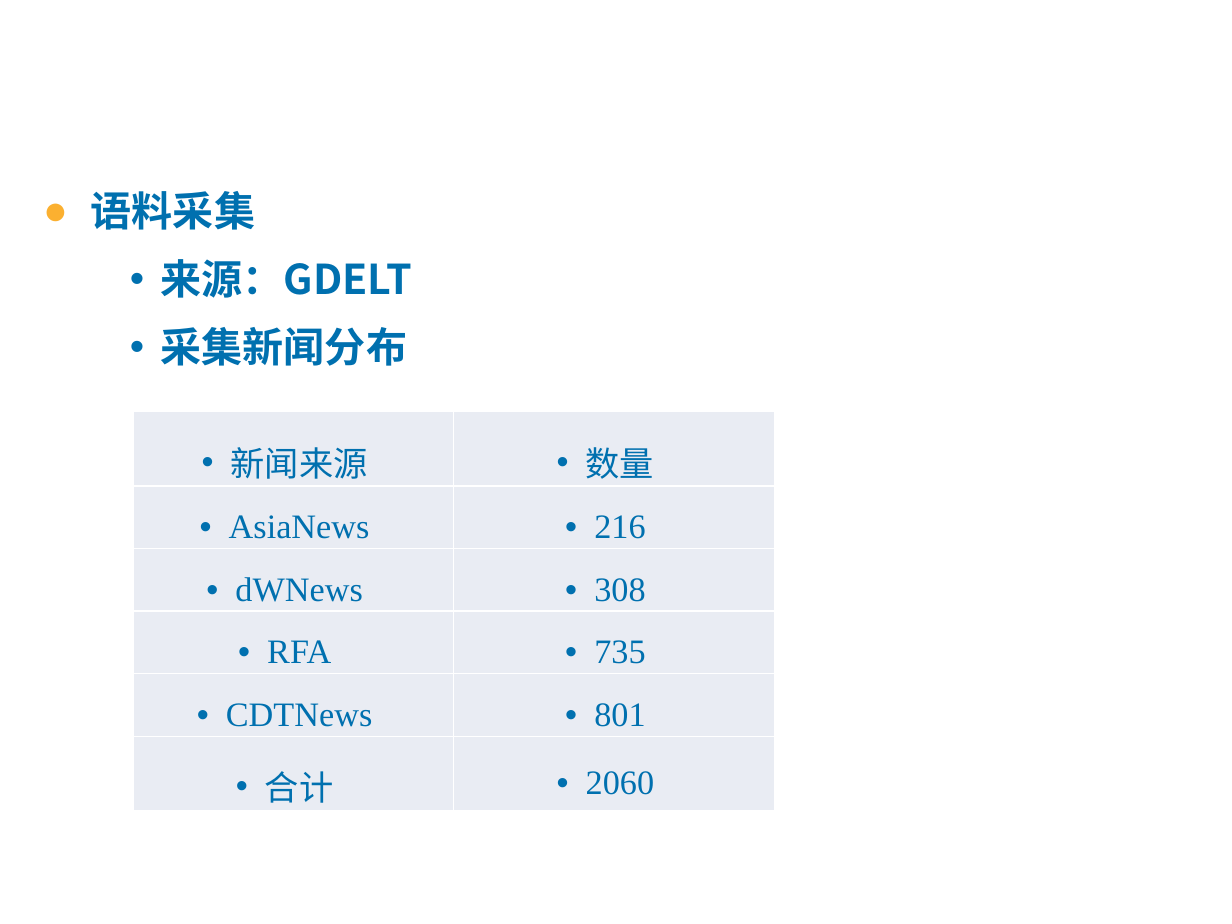
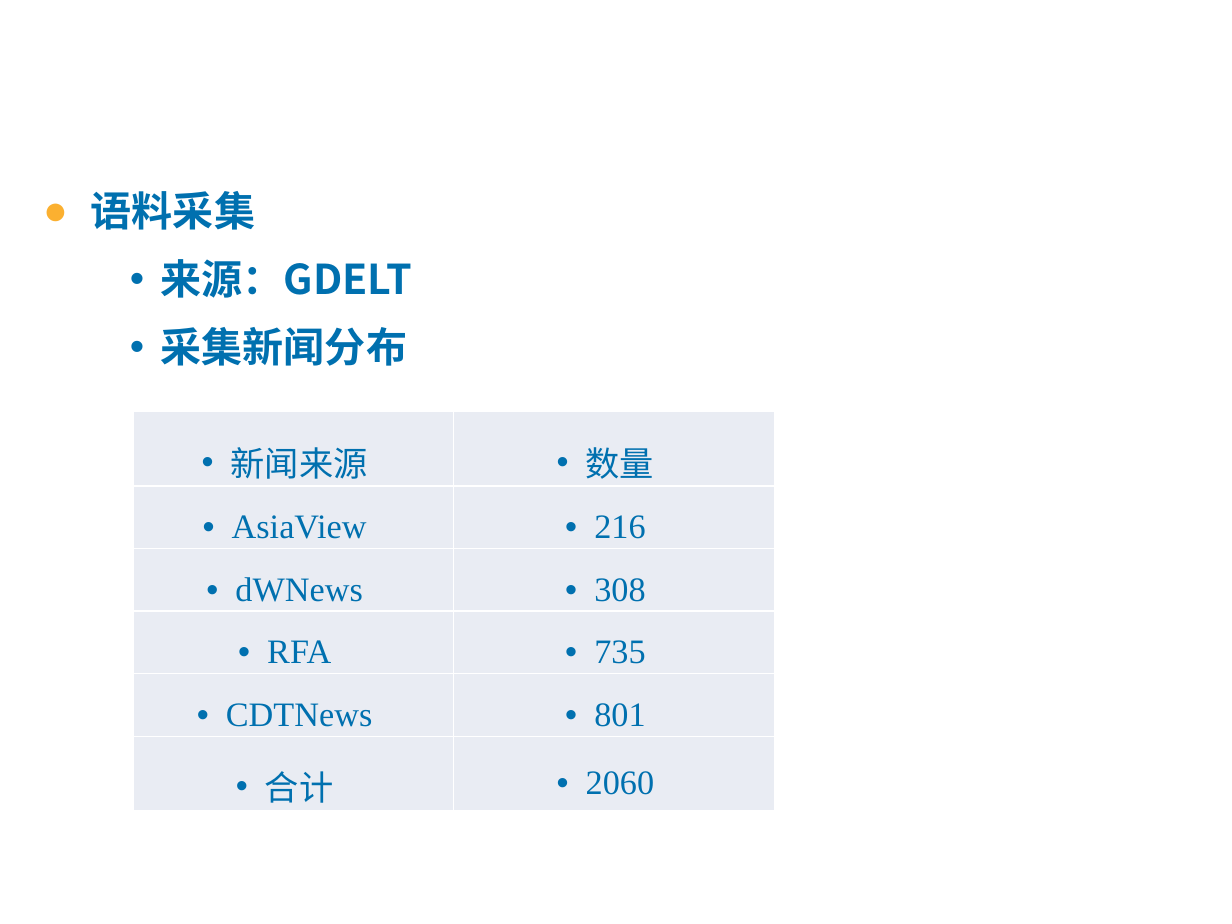
Before and after one commit to jxwb088047/Interim_reply, a slide deck: slide 7 of 林广和中期答辩.pptx (slide 5 before the commit). Drawn at 1232x924 pixels with LibreOffice and Linux fonts; fonts in the diff are those of the drawing; background and template pictures are left out. Boxes give left, top, right and bottom in pixels: in the first picture for what was removed or moved away, otherwise in the second. Text is boxed around its words. In the diff, an @@ line names an element or a change of style, - is before the commit and + after.

```diff
--- a/林广和中期答辩.pptx
+++ b/林广和中期答辩.pptx
@@ table at (x1=133, y1=411, x2=774, y2=807) @@
-row 2, column 1: AsiaNews
+row 2, column 1: AsiaView
```
Also in this commit, not shown: 10 other slides changed, 4 slides added, 6 slides removed, 6 other files.
